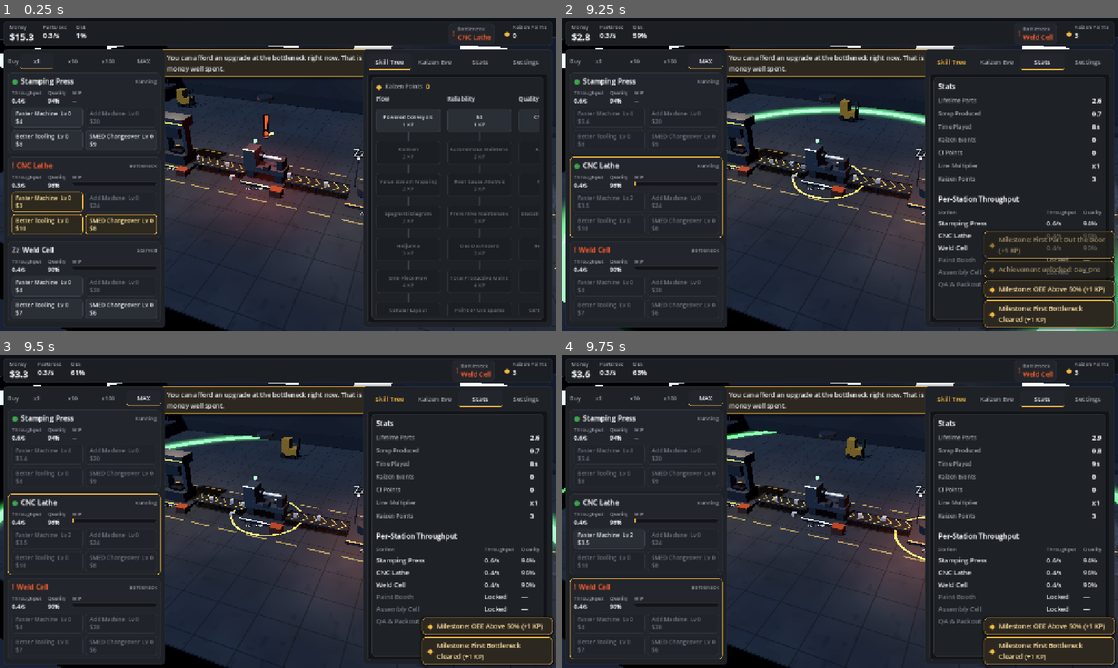
Above: before the commit, frames 1-4 (two rows, left to right).
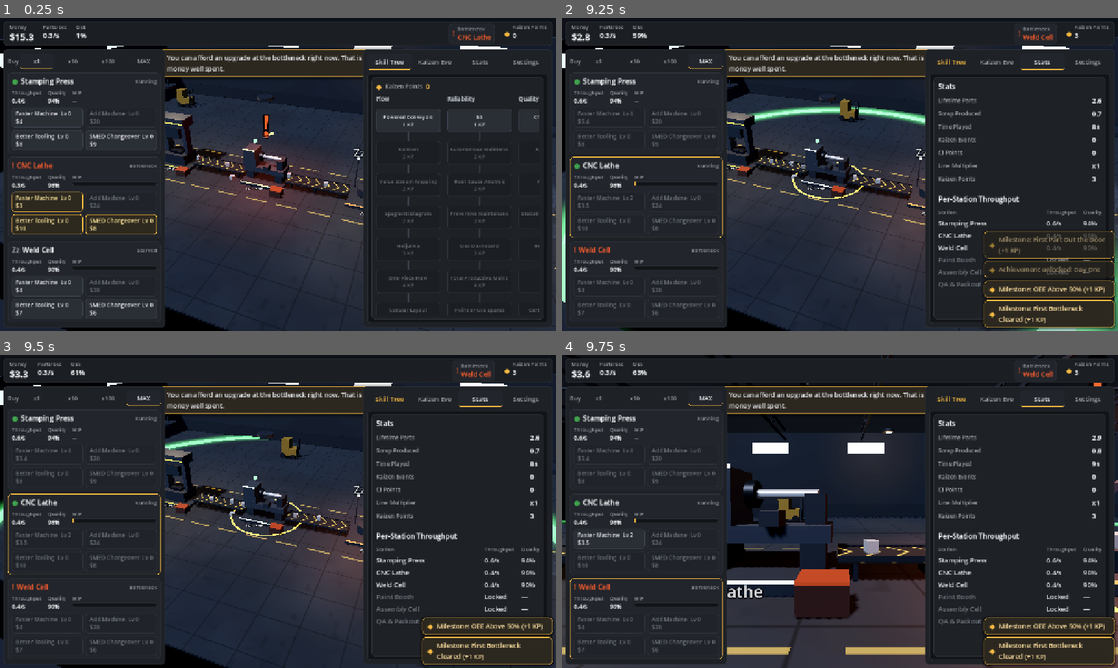
Above: after the commit, the same moments.

Repository: LukeBesel/MinerGame
Game: Godot game, scene res://src/core/main.tscn
The game is run twice, just before and just after one commit, with the same random seed, the same clock (stepped at 60 frames per second) and the same inputs.
Inputs (mouse positions are in pixels of both pictures, inside the frame that each line leads up to):
- Up to frame 1 (0.25 s): no input
- Up to frame 2 (9.25 s): click "x1" at 0.5 s; click "x10" at 1.25 s; click "x100" at 2 s; click "MAX" at 2.75 s; click "Faster Machine Lv 0 $18 ×4" at 3.5 s; click "Skill Tree" at 4.25 s; click "Faster Machine Lv 0 $3" at 5 s; click "Kaizen Event" at 5.75 s; click "Stats" at 6.5 s; tap Enter (ui_accept) at 7.25 s; drag from (645, 111) to (895, 105) at 7.27 s; click "Faster Machine Lv 1 $3.2" at 8 s; drag from (645, 196) to (812, 237) at 8.77 s
- Up to frame 3 (9.5 s): no input
- Up to frame 4 (9.75 s): move the mouse to (645, 617) at 9.52 s; hold D (move_right) from 9.53 s (still down); hold Tab (toggle_walk) from 9.53 s (still down); click (645, 617) at 9.67 s

Frames 1-3 are identical in both runs. In frame 4, 15% of the frame differs, in the area x 0-100%, y 0-100%.

Commit message:
Fix three bugs found by real-browser testing of the web export
- camera_rig: handle toggle_walk in _input — Tab is also ui_focus_next, so the UI's focus
  traversal consumed it before _unhandled_input and walk mode was unreachable by keyboard
  (guarded against focused text fields)
- camera_rig: edge pan now requires recent mouse motion and no hovered UI control — a
  parked/never-moved cursor at a screen edge drifted the camera into the dark corner
- juice: untype _free_if_valid param — a freed particle node cannot pass a Node-typed
  callable arg, spamming errors from the cleanup fallback timer

Verified: suite 126/0; web export boots in Chromium with zero console errors; walk mode
enters on Tab; orbit framing holds. KNOWN_ISSUES updated (browser pass done).

Co-Authored-By: Claude Fable 5 <noreply@anthropic.com>
Claude-Session: https://claude.ai/code/session_01UW1R7KequUn9wq9wBxEnr4

Diff:
--- a/src/juice/juice.gd
+++ b/src/juice/juice.gd
@@ -382,7 +382,9 @@
 	get_tree().create_timer(2.5).timeout.connect(_free_if_valid.bind(p))
 
 
-func _free_if_valid(n: Node) -> void:
+func _free_if_valid(n: Variant) -> void:
+	# Untyped on purpose: the bound node may already be freed when the fallback timer
+	# fires (a freed instance cannot pass through a Node-typed parameter).
 	if n != null and is_instance_valid(n):
 		n.queue_free()
 
--- a/src/world/camera_rig.gd
+++ b/src/world/camera_rig.gd
@@ -14,6 +14,7 @@
 const DIST_MIN := 6.0
 const DIST_MAX := 48.0
 const EDGE_PX := 16.0
+const EDGE_PAN_IDLE_MS := 1500	# edge pan only while the mouse has moved recently
 const WALK_SPEED := 4.3
 const WALK_EYE := 1.62
 
@@ -36,6 +37,7 @@
 
 var _orbiting := false
 var _panning := false
+var _last_motion_ms: int = -1000000
 var _lmb_down := false
 var _lmb_down_pos := Vector2.ZERO
 var _pending_click := false
@@ -106,11 +108,24 @@
 	_reduce_motion = WorldLib.reduce_motion()
 
 
+## toggle_walk is handled in _input, ahead of GUI focus traversal: Tab is also Godot's
+## built-in ui_focus_next, so by _unhandled_input the UI has already eaten it.
+## Also tracks real mouse motion here (UI-consumed motion never reaches _unhandled_input),
+## which gates edge panning: a parked cursor must not drift the camera.
+func _input(event: InputEvent) -> void:
+	if event is InputEventMouseMotion:
+		_last_motion_ms = Time.get_ticks_msec()
+		return
+	if not event.is_action_pressed("toggle_walk"):
+		return
+	var focus: Control = get_viewport().gui_get_focus_owner()
+	if focus is LineEdit or focus is TextEdit:
+		return
+	_set_mode(SimTypes.CAMERA_WALK if mode == SimTypes.CAMERA_ORBIT else SimTypes.CAMERA_ORBIT)
+	get_viewport().set_input_as_handled()
+
+
 func _unhandled_input(event: InputEvent) -> void:
-	if event.is_action_pressed("toggle_walk"):
-		_set_mode(SimTypes.CAMERA_WALK if mode == SimTypes.CAMERA_ORBIT else SimTypes.CAMERA_ORBIT)
-		get_viewport().set_input_as_handled()
-		return
 	if mode == SimTypes.CAMERA_WALK:
 		if event.is_action_pressed("pause_menu"):
 			_set_mode(SimTypes.CAMERA_ORBIT)
@@ -189,6 +204,10 @@
 	var vp := get_viewport()
 	if vp == null:
 		return
+	if Time.get_ticks_msec() - _last_motion_ms > EDGE_PAN_IDLE_MS:
+		return	# cursor parked (or never moved) — no drift
+	if vp.gui_get_hovered_control() != null:
+		return	# cursor over the HUD panels that flank the screen edges
 	var mp := vp.get_mouse_position()
 	var size: Vector2 = vp.get_visible_rect().size
 	if mp.x < 0.0 or mp.y < 0.0 or mp.x > size.x or mp.y > size.y:
Not shown, added: assets/audio/amb_hum_1.wav.import
Not shown, added: assets/audio/amb_hum_2.wav.import
Not shown, added: assets/audio/amb_hum_3.wav.import
Not shown, added: assets/audio/buy_big.wav.import
Not shown, added: assets/audio/buy_small.wav.import
Not shown, added: assets/audio/chime_clear.wav.import
Not shown, added: assets/audio/click.wav.import
Not shown, added: assets/audio/error.wav.import
Not shown, added: assets/audio/milestone.wav.import
Not shown, added: assets/audio/prestige.wav.import
Not shown, added: assets/audio/scrap.wav.import
Not shown, added: assets/audio/tab.wav.import
(and 11 more such lines)
